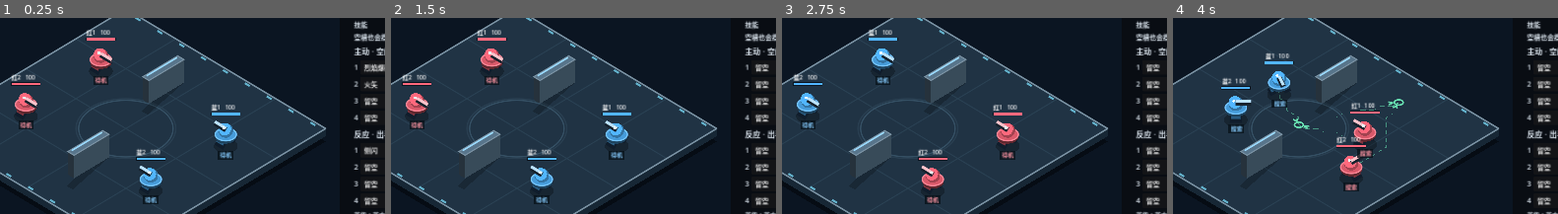
Above: before the commit, frames 1-4 (left to right).
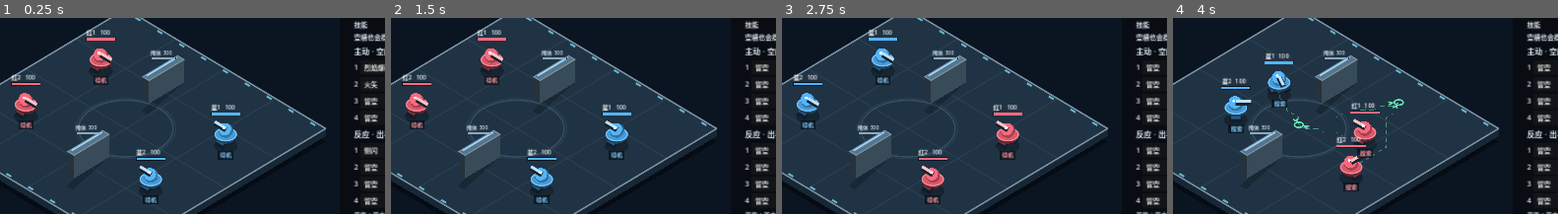
Above: after the commit, the same moments.

Repository: YuanTheouy/test-demo-autobattle
Game: Godot game, scene res://main.tscn
Same seed, same stepped clock (60 frames per second), same inputs: the game is played once before the commit and once after it.
Inputs:
- Up to frame 1 (0.25 s): no input
- Up to frame 2 (1.5 s): click "同配置重开 [R]" at 0.5 s; click "当前角色清空策略" at 1.25 s
- Up to frame 3 (2.75 s): click "交换出生侧" at 2 s
- Up to frame 4 (4 s): click "开始交战 [空格]" at 2.75 s; click "暂停 [空格]" at 3.5 s
The pictures show only the part of the screen within x 12-62%, y 26-76%; the shares and areas given below are measured in that part.

The runs differ from the first frame. In frame 1, 0.4% of the frame differs, in the area x 19-46%, y 16-60%; in frame 2, 0.4%; in frame 3, 0.4%; in frame 4, 0.4%.

Commit message:
加入300血可破坏墙体、分级裂纹与通路更新

Diff:
--- a/scripts/arena_view.gd
+++ b/scripts/arena_view.gd
@@ -72,7 +72,8 @@
 		polygon([w.position, w.position + Vector2(w.size.x, 0), w.end + Vector2(28, 32), w.position + Vector2(28, w.size.y + 32)], Color(0, 0, 0, 0.22))
 	ground_effects()
 	var actors: Array = []
-	for w in g.walls: actors.append({"depth": w.get_center().x + w.get_center().y, "wall": w})
+	for w in g.wall_states:
+		actors.append({"depth": w.rect.get_center().x + w.rect.get_center().y, "wall": w.rect, "state": w})
 	for u in g.units:
 		disc(u.p + Vector2(7, 7), 27, Color(0, 0, 0, 0.28))
 		actors.append({"depth": u.p.x + u.p.y, "unit": u})
@@ -83,8 +84,7 @@
 			var alpha := 1.0
 			for u in g.units:
 				if u.hp > 0 and Rect2(project(w.position, 60) - Vector2(85, 0), Vector2(150, 150)).has_point(project(u.p, 25)) and u.p.x + u.p.y < actor.depth: alpha = 0.48
-			box(w.position, w.size, 48, Color("58758b"), alpha)
-			line(w.position + Vector2(5, 8), w.position + Vector2(5, w.size.y - 8), Color(0.6, 0.85, 1, alpha), 2, 49)
+			draw_wall(actor.state, alpha)
 		else: robot(actor.unit)
 	air_effects()
 	for u in g.units:
@@ -277,8 +277,40 @@
 					g.draw_circle(tip, 19 * life, Color(color, life * 0.35))
 					g.draw_circle(tip, 8 * life, Color(1, 0.9, 0.7, life * 0.8))
 	for fx in g.effects:
+		if fx.get("wall_break", false):
+			var progress: float = 1 - fx.life / 0.8
+			for i in range(16):
+				var direction := Vector2.from_angle(i * TAU / 16 + 0.3)
+				var point := project(fx.p + direction * progress * (32 + i % 4 * 9), 8 + sin(progress * PI) * (22 + i % 3 * 12))
+				g.draw_rect(Rect2(point - Vector2(3, 3), Vector2(6, 6)), Color(0.65, 0.77, 0.83, 1 - progress))
+			ring(fx.p, 15 + progress * 65, Color(0.7, 0.8, 0.85, (1 - progress) * 0.45), 3)
+			continue
 		var life: float = minf(1, fx.life * 5)
 		var p := project(fx.p, 22)
 		for i in range(6):
 			var dir := Vector2.from_angle(i * TAU / 6)
 			g.draw_line(p + dir * (1 - life) * 18, p + dir * ((1 - life) * 18 + 5), Color(fx.color, life), 1.5, true)
+
+
+func draw_wall(state: Dictionary, alpha: float) -> void:
+	var w: Rect2 = state.rect
+	if state.hp <= 0:
+		for i in range(10):
+			var p := w.position + Vector2(3 + (i * 13) % 24, i * w.size.y / 10)
+			box(p, Vector2(7 + i % 3, 9), 3 + i % 4, Color("455563"), 0.65)
+		return
+	box(w.position, w.size, 48, Color("58758b"), alpha)
+	line(w.position + Vector2(5, 8), w.position + Vector2(5, w.size.y - 8), Color(0.6, 0.85, 1, alpha), 2, 49)
+	if state.hp <= 200:
+		# Cracks are attached to the visible wall face, not to screen-space ground.
+		var count := 4 if state.hp <= 100 else 2
+		for i in range(count):
+			var base := w.position + Vector2(w.size.x, 16 + i * 25)
+			var points := PackedVector2Array([project(base, 48), project(base + Vector2(0, 7), 36), project(base + Vector2(0, -3), 26), project(base + Vector2(0, 10), 14), project(base + Vector2(0, 6), 2)])
+			g.draw_polyline(points, Color(0.06, 0.1, 0.14, alpha), 3 if state.hp <= 100 else 1.8, true)
+			g.draw_line(points[2], project(base + Vector2(0, -12), 17), Color(0.08, 0.13, 0.18, alpha), 2, true)
+			line(base, base - Vector2(w.size.x, 7), Color(0.08, 0.13, 0.18, alpha), 2, 48)
+	var p := project(w.get_center(), 66)
+	g.draw_rect(Rect2(p + Vector2(-26, -5), Vector2(52, 5)), Color("16232d"))
+	g.draw_rect(Rect2(p + Vector2(-25, -4), Vector2(50 * state.hp / g.WALL_HP, 3)), Color("e6b76b") if state.hp <= 100 else Color("89acbe"))
+	g.draw_string(g.font, p + Vector2(-27, -10), "掩体 %d" % state.hp, HORIZONTAL_ALIGNMENT_LEFT, -1, 11, Color("c9d7e1"))
--- a/scripts/battle.gd
+++ b/scripts/battle.gd
@@ -29,7 +29,11 @@
 const BLAST_RADIUS := 64.0
 const BLAST_CAST := 0.25
 const BLAST_FLIGHT := 0.65
-var walls: Array[Rect2] = [Rect2(270, 104, 20, 112), Rect2(350, 424, 20, 112)]
+const WALL_LAYOUT := [Rect2(270, 104, 20, 112), Rect2(350, 424, 20, 112)]
+const WALL_HP := 300.0
+var walls: Array[Rect2] = []
+var wall_states: Array[Dictionary] = []
+var wall_damage := {}
 var tactics := [0, 1]
 var team_focus := [-1, -1]
 var focus_timer := 0.0
@@ -96,10 +100,23 @@
 	font = SystemFont.new()
 	font.font_names = PackedStringArray(["PingFang SC", "Heiti SC", "Arial"])
 	DisplayServer.window_set_title("AutoBattle — 立体竞技场 / pseudo3d-arena")
+	reset_walls()
 	setup_navigation()
 	setup_loadouts()
 	setup_ui()
 	reset_round()
+	if "--wall-test" in OS.get_cmdline_user_args():
+		run_wall_tests()
+		get_tree().quit()
+		return
+	if "--wall-preview" in OS.get_cmdline_user_args() or "--wall-broken-preview" in OS.get_cmdline_user_args():
+		queue_wall_damage(0, 100)
+		queue_wall_damage(1, 300 if "--wall-broken-preview" in OS.get_cmdline_user_args() else 200)
+		apply_wall_damage()
+		for fx in effects:
+			if fx.get("wall_break", false): fx.life = 0.5
+		capture_preview.call_deferred()
+		return
 	if "--view-test" in OS.get_cmdline_user_args():
 		run_view_tests()
 		get_tree().quit()
@@ -332,6 +349,7 @@
 	return b
 
 func reset_round() -> void:
+	reset_walls()
 	running = false
 	started = false
 	finished = false
@@ -993,6 +1011,7 @@
 		u.cooldown = 1.35
 
 func update_bullets(dt: float) -> void:
+	wall_damage.clear()
 	for fx in impacts: fx.life -= dt
 	impacts = impacts.filter(func(fx): return fx.life > 0)
 	var damage := [0.0, 0.0, 0.0, 0.0]
@@ -1013,30 +1032,40 @@
 		var old: Vector2 = b.p
 		var next: Vector2 = old + b.v * dt
 		b.life -= dt
-		if blocked(old, next):
+		var wall_hit := first_wall_hit(old, next)
+		var victim := -1
+		var earliest: float = wall_hit.get("distance", INF)
+		for i in range(units.size()):
+			var u: Dictionary = units[i]
+			if u.hp <= 0 or u.team == b.team: continue
+			var segment: Vector2 = next - old
+			var length: float = segment.length()
+			if length <= 0: continue
+			var direction := segment / length
+			var offset: Vector2 = old - u.p
+			var along: float = offset.dot(direction)
+			var discriminant: float = along * along - (offset.length_squared() - RADIUS * RADIUS)
+			if discriminant < 0: continue
+			var enter: float = maxf(0, -along - sqrt(discriminant))
+			if -along + sqrt(discriminant) >= 0 and enter <= length and enter < earliest:
+				earliest = enter
+				victim = i
+		if victim >= 0:
+			var u: Dictionary = units[victim]
+			damage[victim] += maxf(0, float(b.get("damage", 1.0)) + (6.0 if b.get("heavy", false) and u.marked > 0 else 0.0) - (6.0 if u.guard > 0 and not b.get("true_damage", false) else 0.0))
+			add_impulse(u, b.v.normalized() * clampf(65.0 + float(b.get("damage", 1.0)) * 4.0, 70.0, 170.0))
+			if b.get("mark", false): marks[victim] = true
+			if b.get("slow", false): slows[victim] = true
+			if b.get("thorns", false): thorns[victim] = true
+			if b.get("skill", "") not in ["协同追击", "追风"]:
+				hit_events.append({"source": b.get("source", -1), "team": b.team, "target": victim, "life": 0.8})
+			hits += 1
 			b.life = -1
-			effects.append({"p": old, "life": 0.18, "color": GOLD})
-		else:
-			var victim := -1
-			var earliest := INF
-			for i in range(units.size()):
-				var u: Dictionary = units[i]
-				if u.hp <= 0 or u.team == b.team: continue
-				var near := Geometry2D.get_closest_point_to_segment(u.p, old, next)
-				if near.distance_to(u.p) <= RADIUS and old.distance_to(near) < earliest:
-					earliest = old.distance_to(near); victim = i
-			if victim >= 0:
-				var u: Dictionary = units[victim]
-				damage[victim] += maxf(0, float(b.get("damage", 1.0)) + (6.0 if b.get("heavy", false) and u.marked > 0 else 0.0) - (6.0 if u.guard > 0 and not b.get("true_damage", false) else 0.0))
-				add_impulse(u, b.v.normalized() * clampf(65.0 + float(b.get("damage", 1.0)) * 4.0, 70.0, 170.0))
-				if b.get("mark", false): marks[victim] = true
-				if b.get("slow", false): slows[victim] = true
-				if b.get("thorns", false): thorns[victim] = true
-				if b.get("skill", "") not in ["协同追击", "追风"]:
-					hit_events.append({"source": b.get("source", -1), "team": b.team, "target": victim, "life": 0.8})
-				hits += 1
-				b.life = -1
-				effects.append({"p": u.p, "life": 0.22, "color": Color.WHITE})
+			effects.append({"p": u.p, "life": 0.22, "color": Color.WHITE})
+		elif not wall_hit.is_empty():
+			queue_wall_damage(wall_hit.id, float(b.get("damage", 1.0)))
+			b.life = -1
+			effects.append({"p": wall_hit.p, "life": 0.22, "color": GOLD})
 		b.p = next
 	for i in range(units.size()):
 		var u: Dictionary = units[i]
@@ -1055,6 +1084,7 @@
 				u.thorns = 4.0
 			if u.hp <= 0: log_event("%s%d 倒下" % ["蓝" if u.team == 0 else "红", u.member + 1])
 	bullets = bullets.filter(func(b: Dictionary): return b.life > 0)
+	apply_wall_damage()
 
 func end_round(winner: int, reason: String) -> void:
 	winner_team = winner
@@ -1811,6 +1841,15 @@
 	for h in hazards:
 		h.left -= dt
 		if h.left > 0: continue
+		# Accumulate environment damage; destruction is applied after this simulation tick.
+		if h.kind == "beam":
+			var direction: Vector2 = (h.end - h.p).normalized()
+			var hit := first_wall_hit(h.p, h.end + direction * 2)
+			if not hit.is_empty(): queue_wall_damage(hit.id, h.damage)
+		else:
+			for w in wall_states:
+				if w.hp > 0 and h.p.distance_to(h.p.clamp(w.rect.position, w.rect.end)) <= h.radius:
+					queue_wall_damage(w.id, h.damage)
 		h.push_targets = []
 		for i in range(units.size()):
 			var u: Dictionary = units[i]
@@ -2469,3 +2508,94 @@
 	refresh_ui()
 	queue_redraw()
 	capture_preview.call_deferred()
+
+
+func reset_walls() -> void:
+	walls.assign(WALL_LAYOUT)
+	wall_states.clear()
+	wall_damage.clear()
+	for i in range(WALL_LAYOUT.size()):
+		wall_states.append({"id": i, "rect": WALL_LAYOUT[i], "hp": WALL_HP})
+
+func first_wall_hit(a: Vector2, b: Vector2) -> Dictionary:
+	var hit := {}
+	var nearest := INF
+	for w in wall_states:
+		if w.hp <= 0: continue
+		var rect: Rect2 = w.rect
+		if rect.has_point(a): return {"id": w.id, "p": a, "distance": 0.0}
+		var corners := [rect.position, Vector2(rect.end.x, rect.position.y), rect.end, Vector2(rect.position.x, rect.end.y)]
+		for n in range(4):
+			var point = Geometry2D.segment_intersects_segment(a, b, corners[n], corners[(n + 1) % 4])
+			if point != null and a.distance_to(point) < nearest:
+				nearest = a.distance_to(point)
+				hit = {"id": w.id, "p": point, "distance": nearest}
+	return hit
+
+func queue_wall_damage(id: int, amount: float) -> void:
+	wall_damage[id] = float(wall_damage.get(id, 0.0)) + maxf(0, amount)
+
+func apply_wall_damage() -> void:
+	var destroyed := false
+	for id in wall_damage:
+		var w: Dictionary = wall_states[id]
+		if w.hp <= 0: continue
+		w.hp = maxf(0, w.hp - wall_damage[id])
+		if w.hp <= 0:
+			walls.erase(w.rect)
+			destroyed = true
+			effects.append({"p": w.rect.get_center(), "life": 0.8, "color": GOLD, "wall_break": true})
+			log_event("掩体%d 被摧毁，通路已打开" % (id + 1))
+	wall_damage.clear()
+	if destroyed:
+		navigation_border = -999
+		refresh_boundary_navigation()
+
+func run_wall_tests() -> void:
+	reset_round()
+	assert(wall_states.size() == 2 and wall_states[0].hp == 300)
+	assert(blocked(Vector2(240, 160), Vector2(320, 160)))
+	queue_wall_damage(0, 100)
+	apply_wall_damage()
+	assert(wall_states[0].hp == 200 and walls.size() == 2)
+	queue_wall_damage(0, 100)
+	apply_wall_damage()
+	assert(wall_states[0].hp == 100)
+	queue_wall_damage(0, 100)
+	apply_wall_damage()
+	assert(wall_states[0].hp == 0 and walls.size() == 1)
+	assert(not blocked(Vector2(240, 160), Vector2(320, 160)))
+	assert(valid_position(Vector2(280, 160)))
+	assert(not nav.is_point_solid(Vector2i(13, 7)))
+	reset_round()
+	assert(wall_states[0].hp == 300 and walls.size() == 2)
+	# A projectile must stop at the wall, including the shot that breaks it.
+	units[0].p = Vector2(220, 160)
+	units[2].p = Vector2(340, 160)
+	units[1].hp = 0
+	units[3].hp = 0
+	wall_states[0].hp = 7
+	bullets.append({"p": Vector2(240, 160), "v": Vector2(1300, 0), "life": 1.0, "team": 0, "damage": 7.0})
+	update_bullets(0.1)
+	assert(wall_states[0].hp == 0 and units[2].hp == MAX_HP and bullets.is_empty())
+	bullets.append({"p": Vector2(240, 160), "v": Vector2(1300, 0), "life": 1.0, "team": 0, "damage": 7.0})
+	update_bullets(0.1)
+	assert(units[2].hp == MAX_HP - 7)
+	reset_round()
+	hazards.append({"kind": "beam", "p": Vector2(240, 160), "end": beam_end(Vector2(240, 160), 0), "left": 0.0, "damage": 22.0, "radius": 7.0, "team": 0, "source": 0})
+	update_bullets(STEP)
+	assert(wall_states[0].hp == 278)
+	update_bullets(STEP)
+	assert(wall_states[0].hp == 278, "Beam visual must not deal repeated wall damage")
+	hazards.append({"kind": "area", "p": Vector2(270, 160), "left": 0.0, "damage": 18.0, "radius": 64.0, "team": 0, "source": 0})
+	update_bullets(STEP)
+	assert(wall_states[0].hp == 260 and wall_states[1].hp == 300)
+	reset_round()
+	units[0].p = Vector2(180, 160)
+	units[2].p = Vector2(235, 160)
+	units[1].hp = 0
+	units[3].hp = 0
+	bullets.append({"p": Vector2(200, 160), "v": Vector2(1300, 0), "life": 1.0, "team": 0, "damage": 7.0})
+	update_bullets(0.1)
+	assert(units[2].hp == MAX_HP - 7 and wall_states[0].hp == 300, "A body before the wall intercepts the bullet first")
+	print("WALL PASSED: 300/200/100/0 stages, projectile blocking and break shot, beam once, area damage, collision/navigation opening, reset")
Binary file changed: preview.png
Binary file added: reports/view-walls.png
Not shown, changed: README.md
